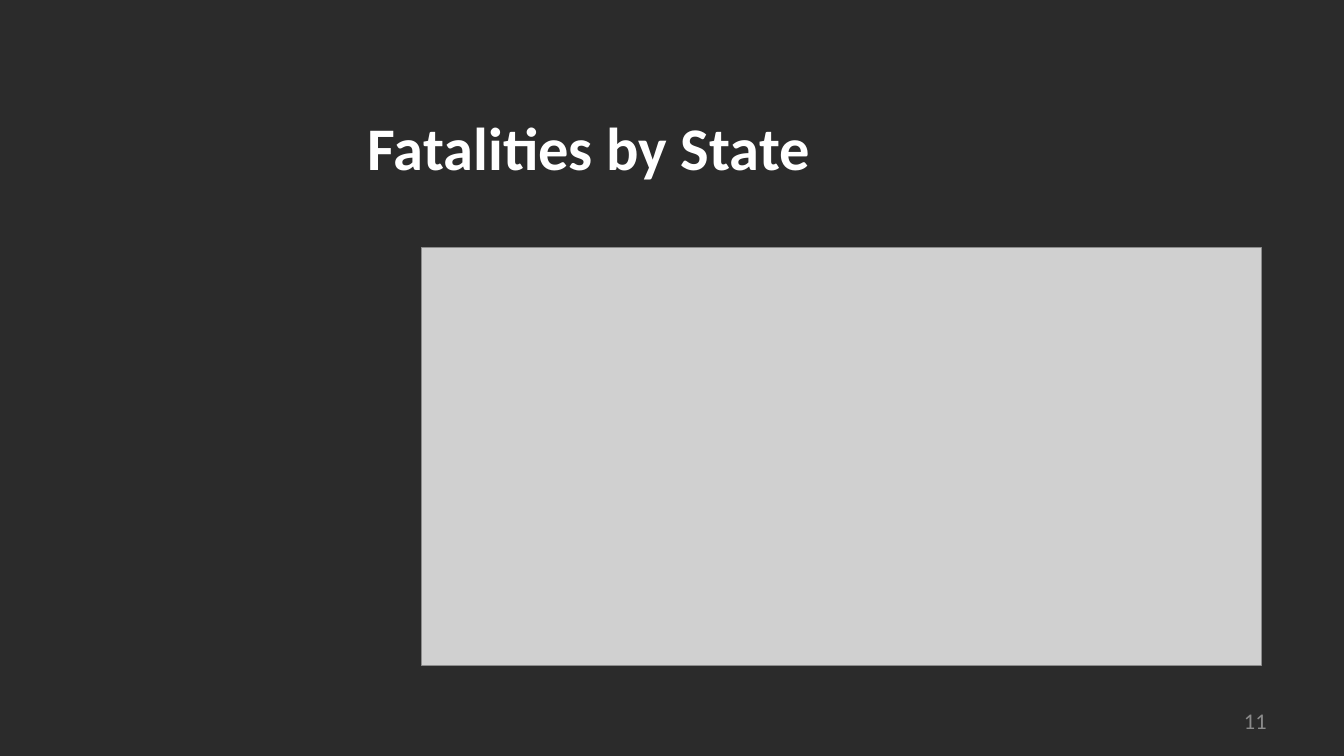
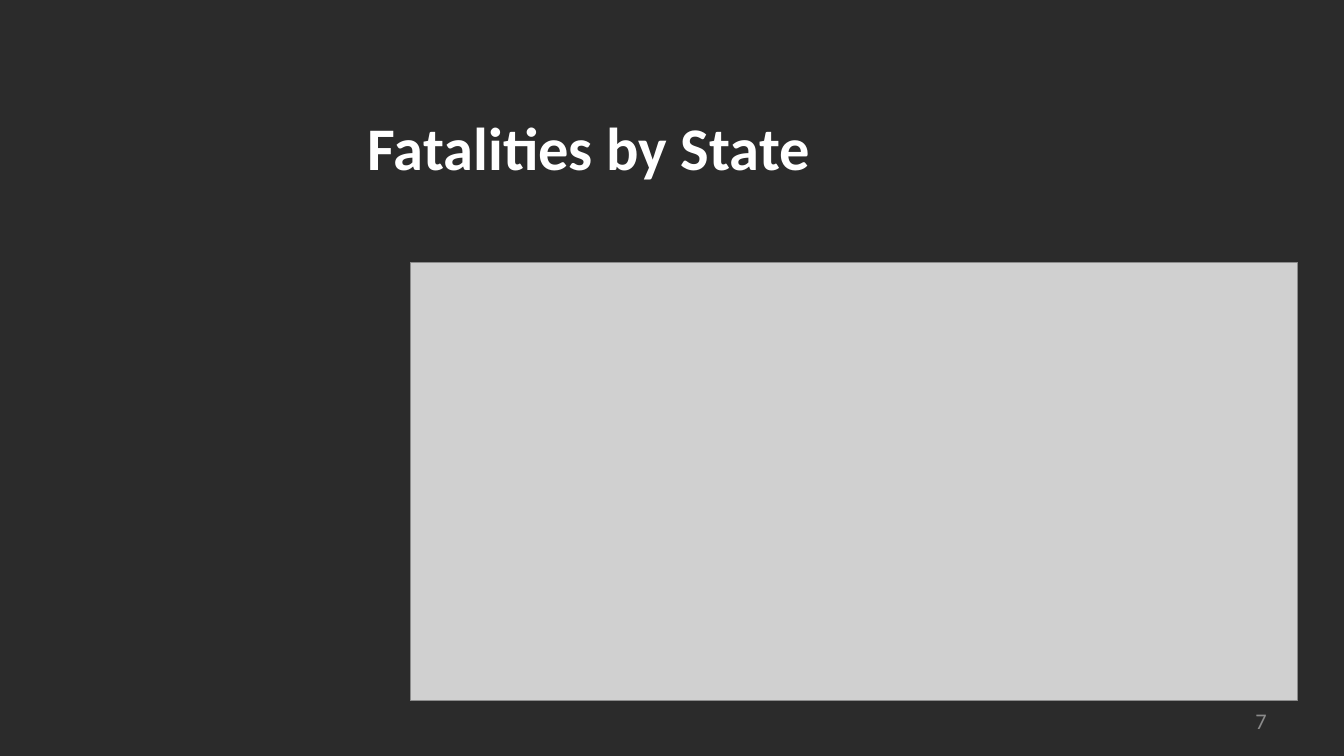
Before and after one commit to madams11/DataR-Project, a slide deck: slide 7 of US Bicycle Fatalities_Group 4.pptx (slide 11 before the commit). Drawn at 1344x756 pixels with LibreOffice and Linux fonts; fonts in the diff are those of the drawing; grey boxes stand for pictures; background and template pictures are left out; a plain dark background stands for a picture behind light text. Boxes give left, top, right and bottom in pixels: in the first picture for what was removed or moved away, otherwise in the second. Text is boxed around its words. In the diff, an @@ line names an element or a change of style, - is before the commit and + after.

```diff
--- a/US Bicycle Fatalities_Group 4.pptx
+++ b/US Bicycle Fatalities_Group 4.pptx
@@ picture: place and size @@
-picture at (421,248,1261,665)
+picture at (410,262,1298,701)
@@ page number at (1255,715,1266,729): text changed @@
-11
+7
```
Also in this commit, not shown: 1 other slide changed, 5 slides added, 1 slide removed, 1 other file.
